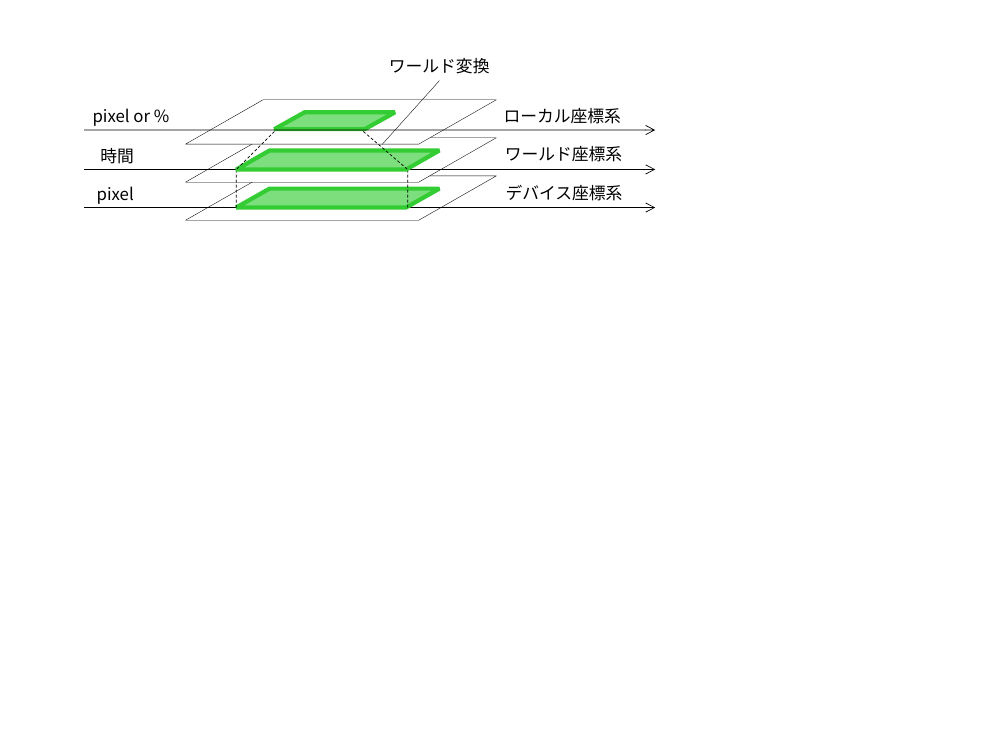
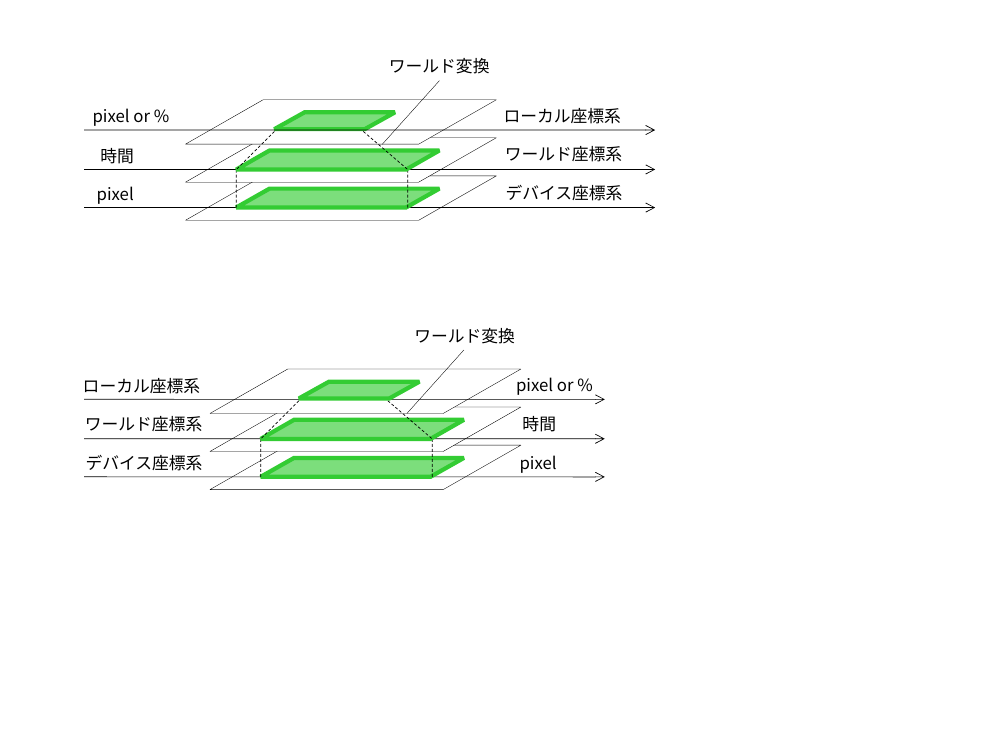
Before and after one commit to YixiaoLi/tlv4mc, a slide deck: slide 5 of doc/masterThesis/2008/goto/img/figures.ppt. Drawn at 1008x756 pixels with LibreOffice and Linux fonts; fonts in the diff are those of the drawing. Boxes give left, top, right and bottom in pixels: in the first picture for what was removed or moved away, otherwise in the second. Text is boxed around its words. In the diff, an @@ line names an element or a change of style, - is before the commit and + after.

```diff
--- a/doc/masterThesis/2008/goto/img/figures.ppt
+++ b/doc/masterThesis/2008/goto/img/figures.ppt
@@ text added at box(414, 328, 515, 344), 12 pt, text #000000 @@
+ワールド変換
@@ line added from (407, 413) to (464, 350), #000000 0.26 pt @@
@@ text added at box(83, 378, 200, 394), 12 pt, text #000000 @@
+ローカル座標系
@@ parallelogram added at box(210, 369, 521, 413), fill #FFFFFF, outline #000000 0.26 pt @@
@@ parallelogram added at box(299, 382, 420, 399), fill #33CC33 at 64% opacity, outline #33CC33 3 pt @@
@@ text added at box(516, 377, 574, 395), 12 pt, text #000000 @@
+pixel or %
@@ arrow added from (84, 399) to (605, 399), #000000 0.51 pt @@
@@ text added at box(85, 416, 202, 432), 12 pt, text #000000 @@
+ワールド座標系
@@ parallelogram added at box(210, 407, 521, 452), fill #FFFFFF, outline #000000 0.26 pt @@
@@ parallelogram added at box(261, 419, 465, 438), fill #33CC33 at 64% opacity, outline #33CC33 3 pt @@
@@ line added from (299, 401) to (261, 438), #000000 0.51 pt dashed @@
@@ line added from (388, 401) to (432, 438), #000000 0.51 pt dashed @@
@@ text added at box(522, 416, 556, 432), 12 pt, text #000000 @@
+時間
@@ arrow added from (84, 438) to (605, 438), #000000 0.51 pt @@
@@ parallelogram added at box(210, 446, 521, 490), fill #FFFFFF, outline #000000 0.26 pt @@
@@ line added from (261, 477) to (261, 438), #000000 0.51 pt dashed @@
@@ line added from (432, 477) to (432, 438), #000000 0.51 pt dashed @@
@@ arrow added from (84, 477) to (605, 477), #000000 0.51 pt @@
@@ text added at box(86, 455, 203, 471), 12 pt, text #000000 @@
+デバイス座標系
@@ parallelogram added at box(261, 458, 465, 477), fill #33CC33 at 64% opacity, outline #33CC33 3 pt @@
@@ text added at box(520, 455, 557, 473), 12 pt, text #000000 @@
+pixel
```
Also in this commit, not shown: 2 slides added, 1 slide removed, 19 other files.
